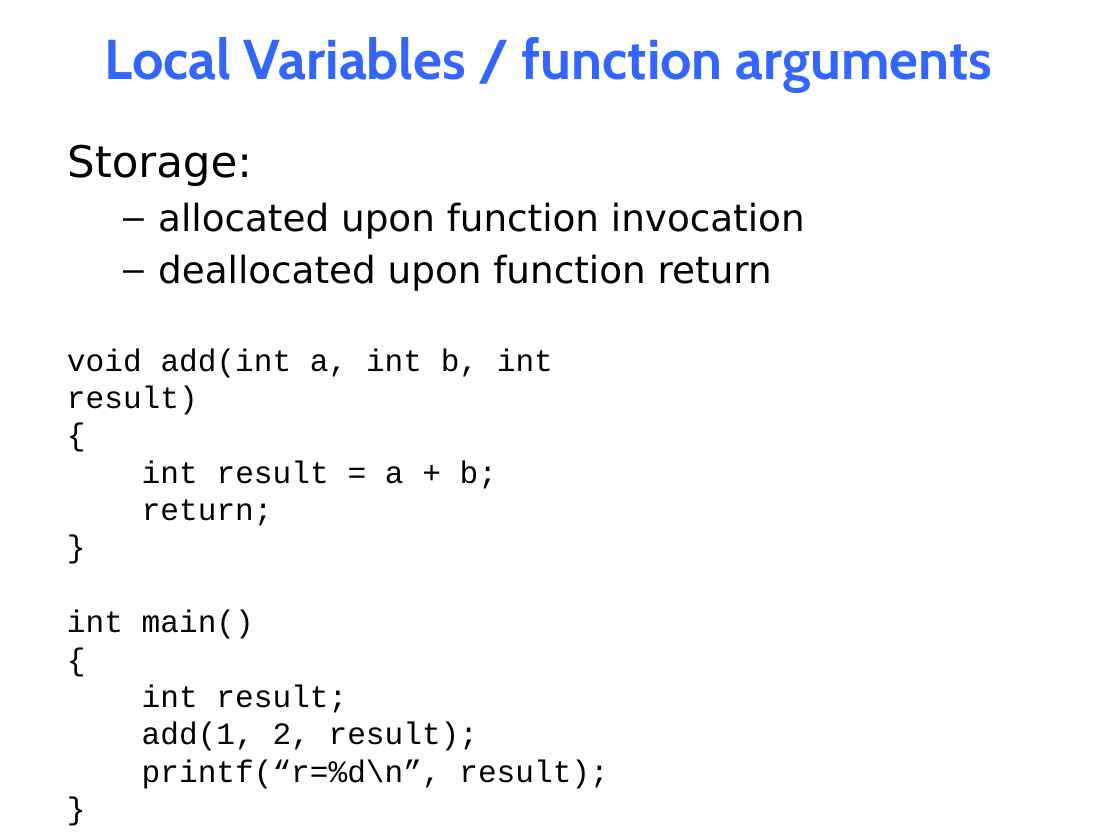
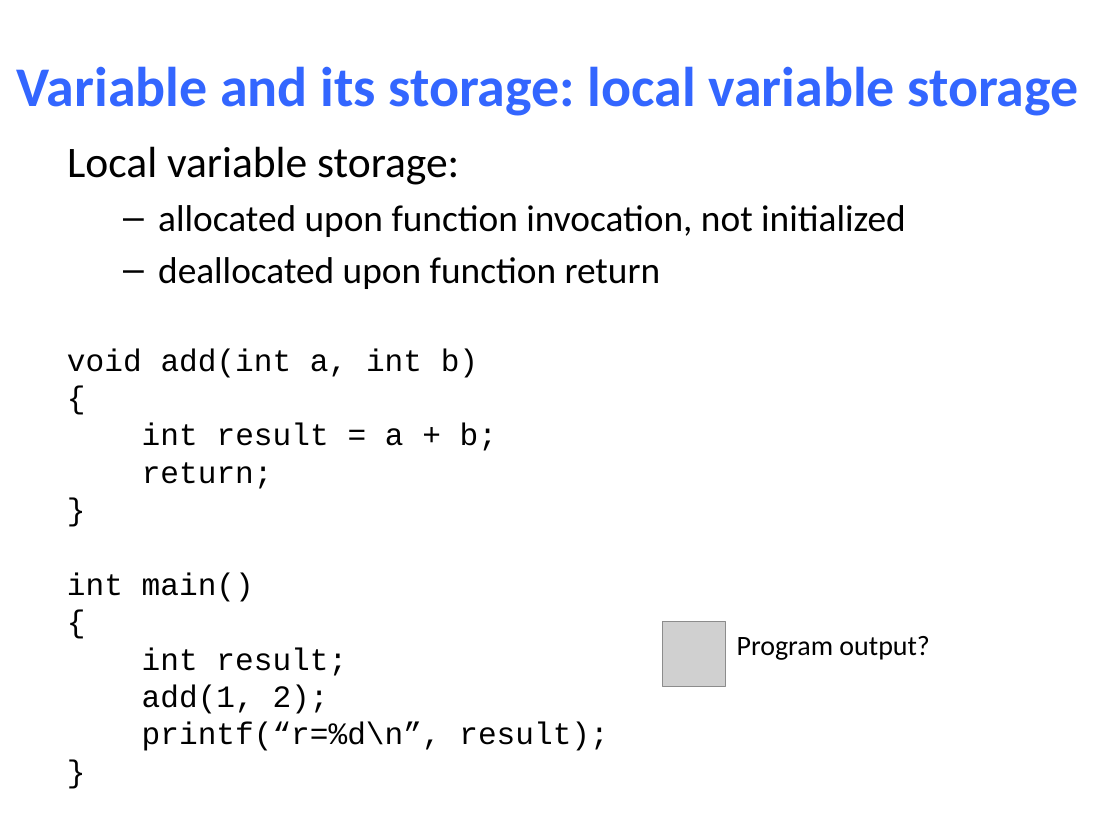
Before and after one commit to NYU-CSO/nyu-cso.github.io, a slide deck: slide 12 of notes/05-pointer_array.pptx (slide 10 before the commit). Drawn at 1120x840 pixels with LibreOffice and Linux fonts; fonts in the diff are those of the drawing; grey boxes stand for pictures. Boxes give left, top, right and bottom in pixels: in the first picture for what was removed or moved away, otherwise in the second. Text is boxed around its words. In the diff, an @@ line names an element or a change of style, - is before the commit and + after.

```diff
--- a/notes/05-pointer_array.pptx
+++ b/notes/05-pointer_array.pptx
@@ title at <box>17,66,1079,116</box>: text changed; font Cabin to Calibri @@
-Local Variables / function arguments
+Variable and its storage: local variable storage
@@ text at <box>67,146,906,237</box>: text changed; font DejaVu Sans to Calibri @@
-Storage:
-  – allocated upon function invocation
+Local variable storage:
+  – allocated upon function invocation, not initialized
@@ text at <box>158,257,661,289</box>: font DejaVu Sans to Calibri in "deallocated upon function return" @@
@@ text at <box>67,348,478,378</box>: text changed @@
-void add(int a, int b, int result)
+void add(int a, int b)
@@ picture added at <box>662,622,726,687</box> @@
@@ text added at <box>737,636,929,660</box>, 18 pt, text #000000 @@
+Program output?
@@ text at <box>142,684,329,714</box>: text changed @@
-add(1, 2, result);
+add(1, 2);
```
Also in this commit, not shown: 26 other slides changed, 9 slides added, 111 slides removed, 3 other files.
